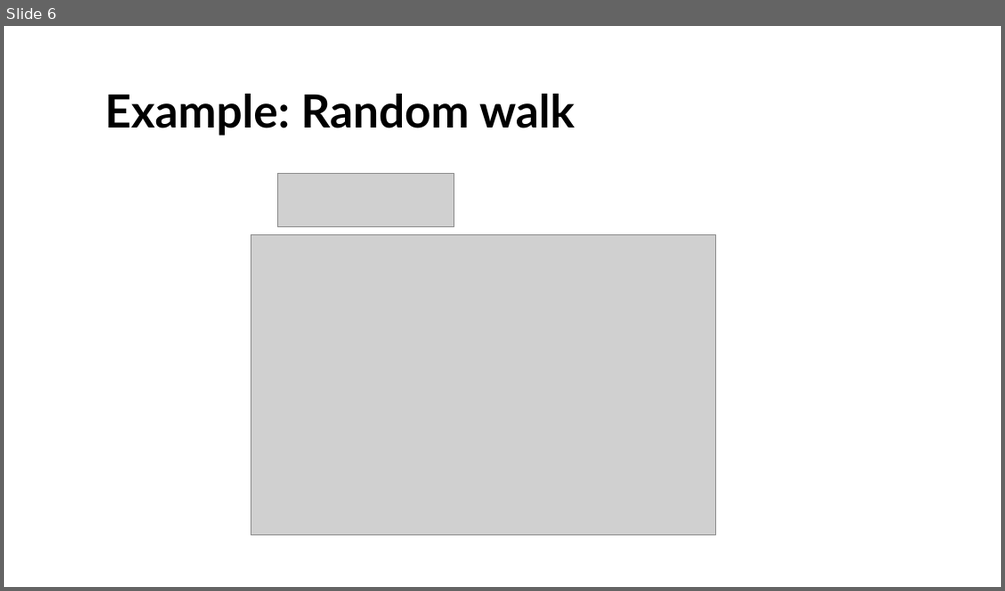
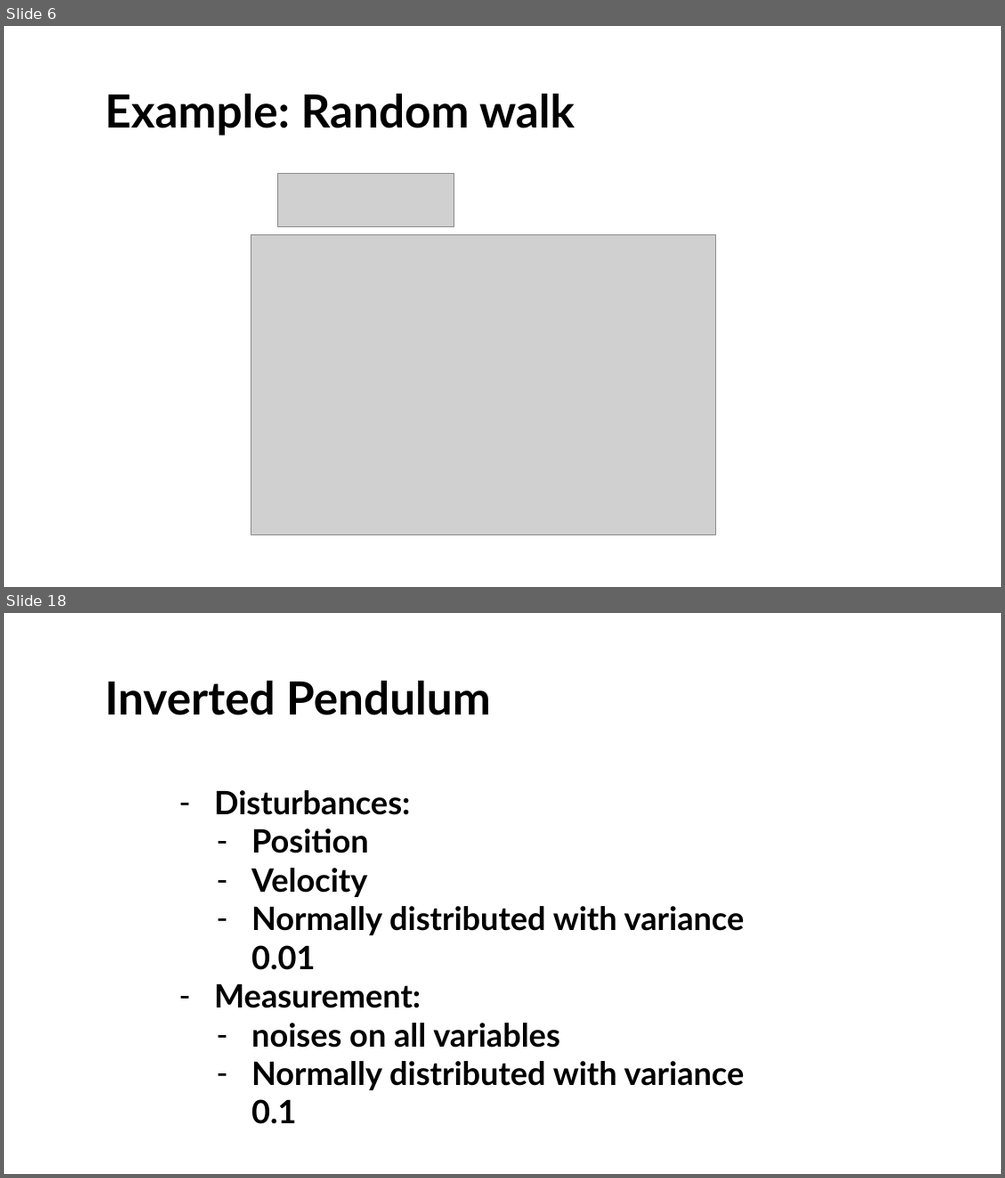
Before and after one commit to UOMDSS/workshops-2022-2023, a slide deck: semester-1/Week-4-Kalman-Filtering-Inverted-Pendulum/state space models and filtering.pptx. Shown one above the other, each under a label of ours: slide 6 before the commit, slides 6 and 18 after it; the slides between them are not shown. The pictures are 1005x591 and 1005x1178 pixels, drawn with LibreOffice and Linux fonts; fonts in the diff are those of the drawing; grey boxes stand for pictures; background and template pictures are left out. Boxes give left, top, right and bottom in pixels: in the first picture for what was removed or moved away, otherwise in the second. Text is boxed around its words. In the diff, an @@ line names an element or a change of style, - is before the commit and + after.

```diff
--- a/semester-1/Week-4-Kalman-Filtering-Inverted-Pendulum/state space models and filtering.pptx
+++ b/semester-1/Week-4-Kalman-Filtering-Inverted-Pendulum/state space models and filtering.pptx
@@ slide 18 added at (4,613,1001,1174), background #FFFFFF @@
@@ title added at (105,681,491,715), 44 pt, text #000000, bold @@
+Inverted Pendulum
@@ text added at (214,790,744,1124), 31 pt, text #000000, bold @@
+– Disturbances:
+  – Position
+  – Velocity
+  – Normally distributed with variance 0.01
+– Measurement:
+  – noises on all variables
+  – Normally distributed with variance 0.1
```
Also in this commit, not shown: 3 slides changed, 12 other slides added, 2 other files.
